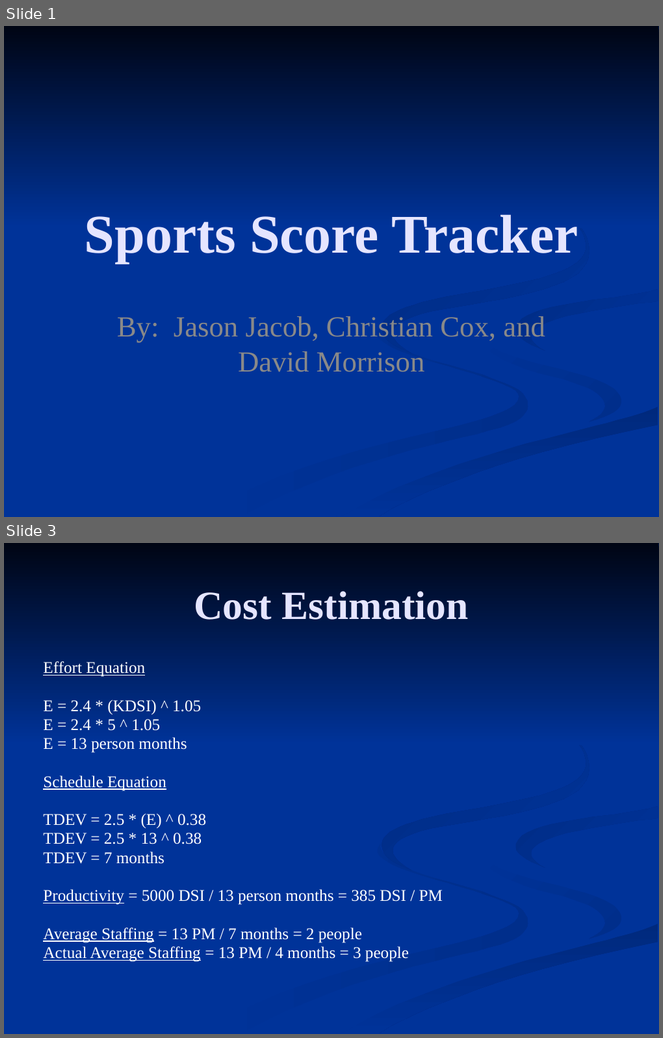
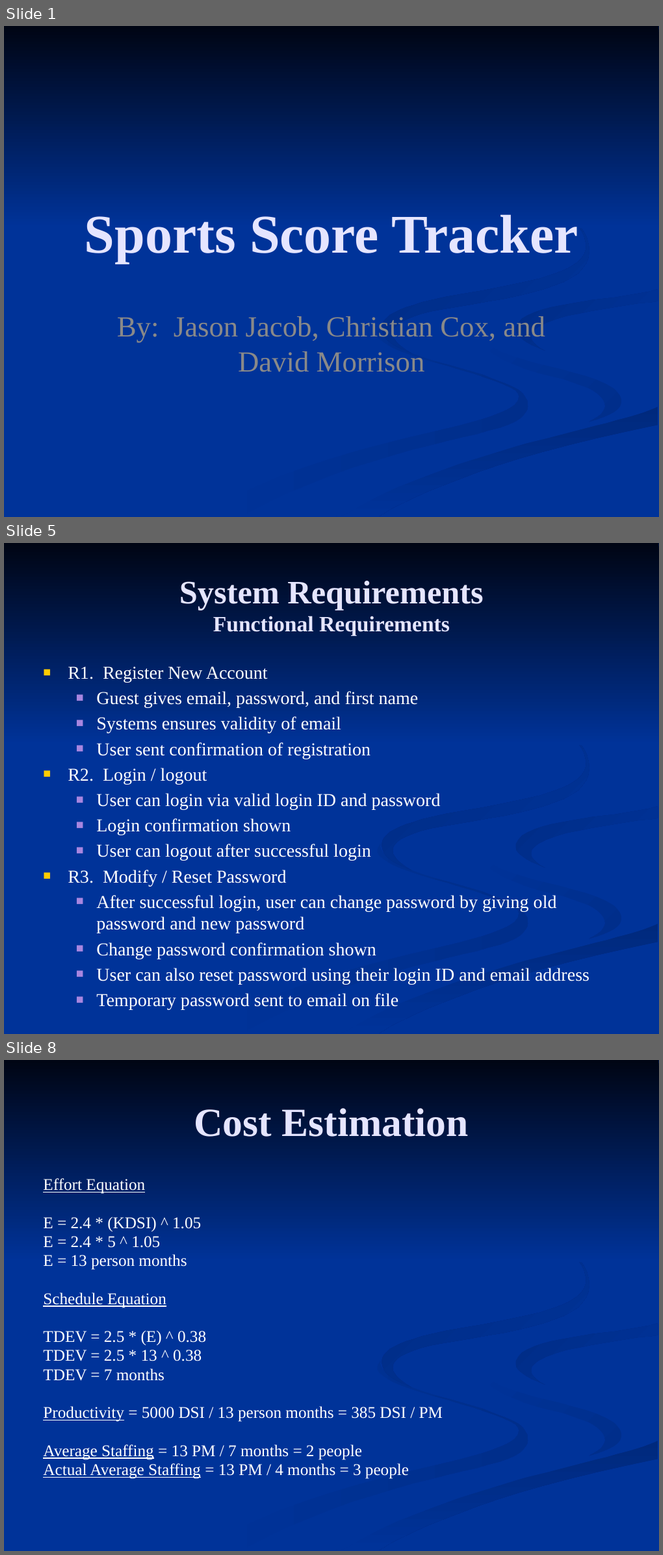
Before and after one commit to c0bra99/sports-score-tracker, a slide deck: Documents/Presentation 1.pptx. Shown one above the other, each under a label of ours: slides 1 and 3 before the commit, slides 1, 5 and 8 after it; the slides between them are not shown. The pictures are 663x1038 and 663x1555 pixels, drawn with LibreOffice and Linux fonts; fonts in the diff are those of the drawing. Boxes give left, top, right and bottom in pixels: in the first picture for what was removed or moved away, otherwise in the second. Text is boxed around its words. In the diff, an @@ line names an element or a change of style, - is before the commit and + after.

```diff
--- a/Documents/Presentation 1.pptx
+++ b/Documents/Presentation 1.pptx
@@ slide 5 added at bbox=[4, 543, 659, 1034], background #003399; not listed: 7 template elements that a slide beside it also shows @@
@@ title added at bbox=[180, 581, 483, 636], 24 pt, text #E5E5FF, bold @@
+System Requirements
+Functional Requirements
@@ text added at bbox=[68, 667, 590, 984], 20 pt, text #FFFFFF @@
+■ R1. Register New Account
+  ■ Guest gives email, password, and first name
+  ■ Systems ensures validity of email
+  ■ User sent confirmation of registration
+■ R2. Login / logout
+  ■ User can login via valid login ID and password
+  ■ Login confirmation shown
+  ■ User can logout after successful login
+■ R3. Modify / Reset Password
+  ■ After successful login, user can change password by giving old password and new password
+  ■ Change password confirmation shown
+  ■ User can also reset password using their login ID and email address
+  ■ Temporary password sent to email on file
@@ what was slide 3 is now slide 8 @@
```
Also in this commit, not shown: 1 slide changed, 4 other slides added.
